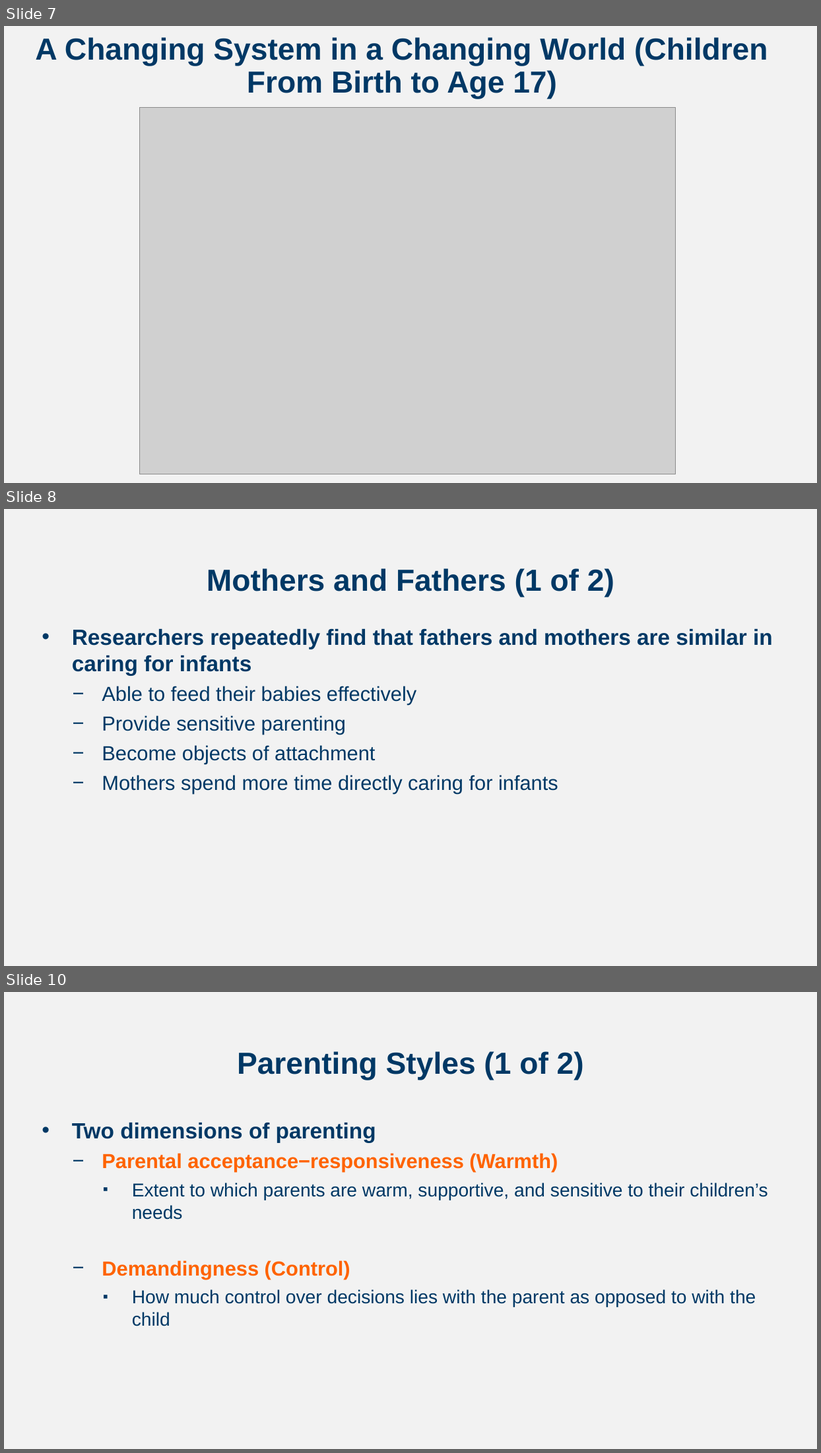
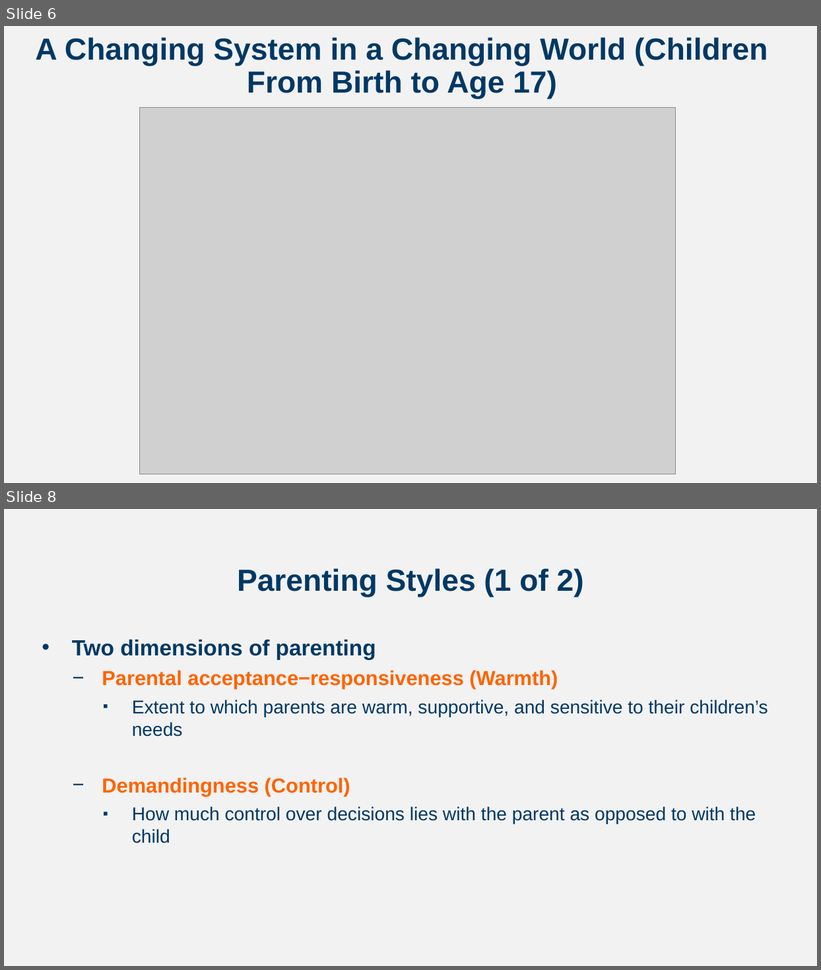
Before and after one commit to npm27/Teaching-Materials, a slide deck: Developmental Fall 23/Slides/Chapter 14.pptx. Shown one above the other, each under a label of ours: slides 7, 8 and 10 before the commit, slides 6 and 8 after it; the slides between them are not shown. The pictures are 821x1453 and 821x970 pixels, drawn with LibreOffice and Linux fonts; fonts in the diff are those of the drawing; grey boxes stand for pictures. Boxes give left, top, right and bottom in pixels: in the first picture for what was removed or moved away, otherwise in the second. Text is boxed around its words. In the diff, an @@ line names an element or a change of style, - is before the commit and + after.

```diff
--- a/Developmental Fall 23/Slides/Chapter 14.pptx
+++ b/Developmental Fall 23/Slides/Chapter 14.pptx
@@ slide 8 removed at box(4, 509, 817, 966), background #F2F2F2 @@
@@ title removed at box(207, 568, 614, 597) @@
-Mothers and Fathers (1 of 2)
@@ text removed at box(72, 628, 773, 794) @@
-• Researchers repeatedly find that fathers and mothers are similar in caring for infants
-  − Able to feed their babies effectively
-  − Provide sensitive parenting
-  − Become objects of attachment
-  − Mothers spend more time directly caring for infants
@@ what was slide 7 is now slide 6 @@
@@ what was slide 10 is now slide 8 @@
```
Also in this commit, not shown: 7 slides changed, 1 other slide removed.
